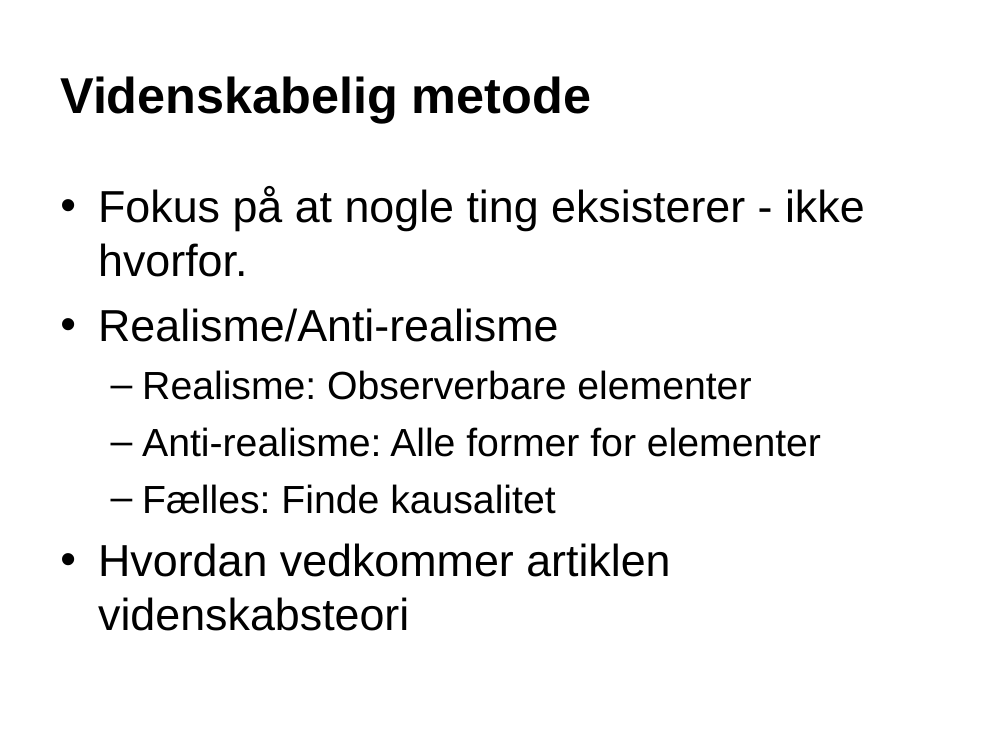
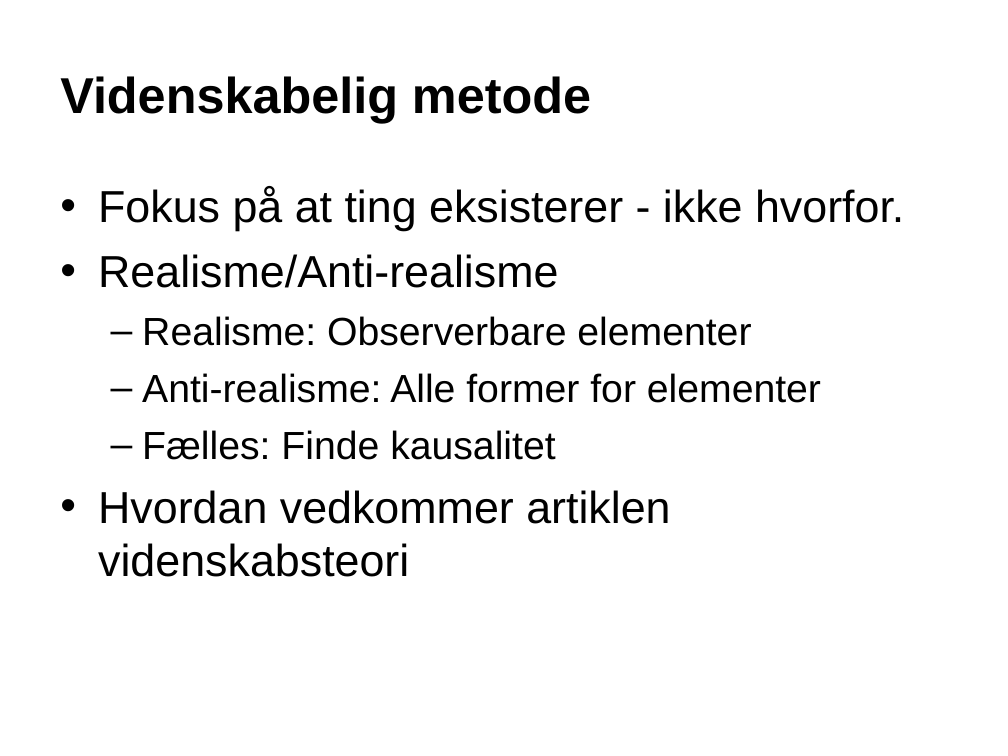
Before and after one commit to pspeder/DatVid-Assignments, a slide deck: slide 6 of week2/oplæg/Presentation1.pps. Drawn at 1008x756 pixels with LibreOffice and Linux fonts; fonts in the diff are those of the drawing; background and template pictures are left out. Boxes give left, top, right and bottom in pixels: in the first picture for what was removed or moved away, otherwise in the second. Text is boxed around its words. In the diff, an @@ line names an element or a change of style, - is before the commit and + after.

```diff
--- a/week2/oplæg/Presentation1.pps
+++ b/week2/oplæg/Presentation1.pps
@@ text at (98,187,904,231): text changed @@
-• Fokus på at nogle ting eksisterer - ikke hvorfor.
+• Fokus på at ting eksisterer - ikke hvorfor.
```
Also in this commit, not shown: 1 other slide changed, 2 slides removed.
